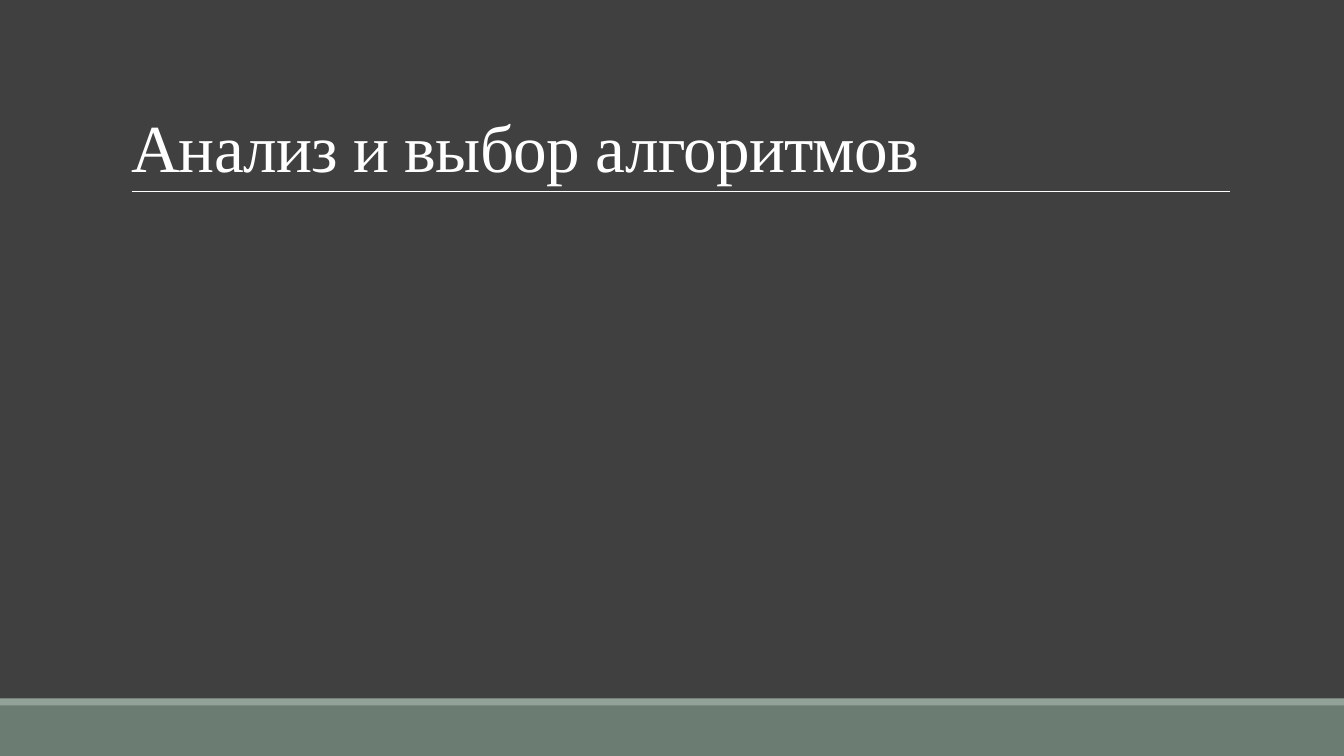
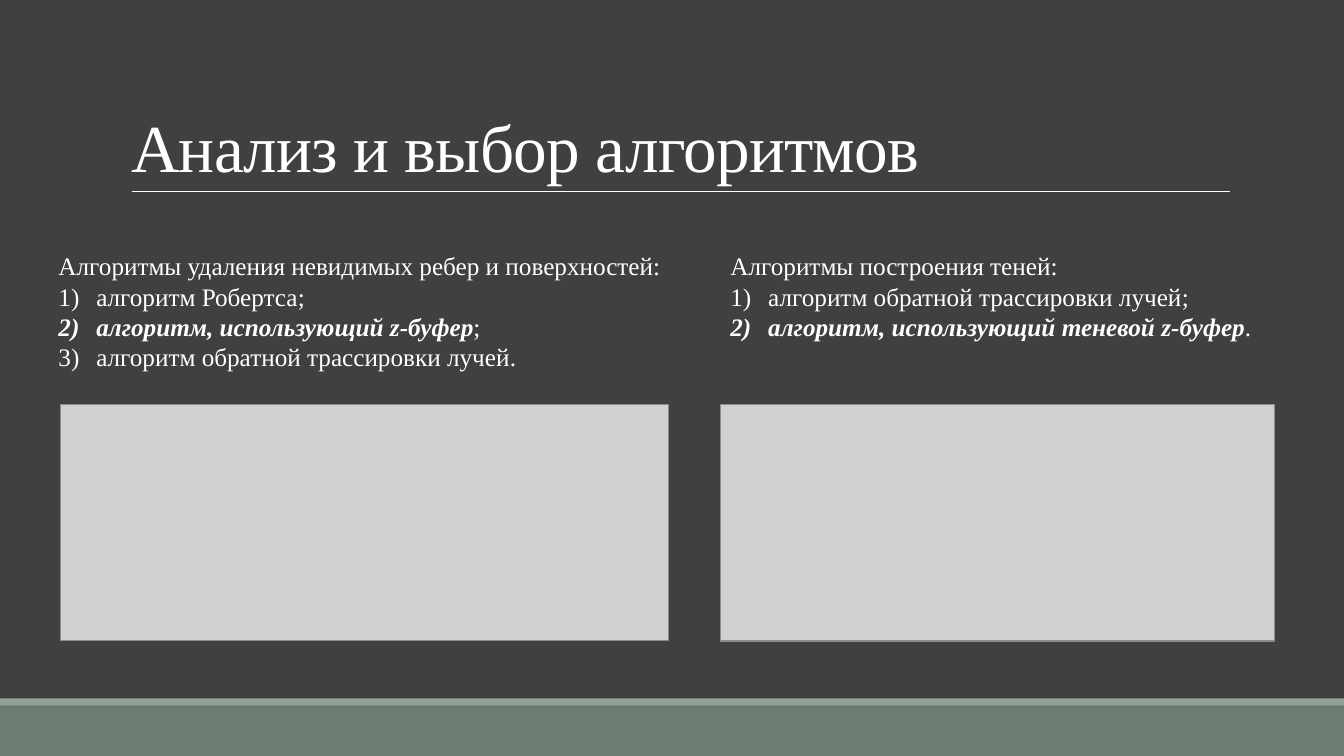
Before and after one commit to TheSawIsTheLaw/ComputerGraphicsCoursework, a slide deck: slide 4 of Presentation/CurseWorkYakuba.pptx. Drawn at 1344x756 pixels with LibreOffice and Linux fonts; fonts in the diff are those of the drawing; grey boxes stand for pictures. Boxes give left, top, right and bottom in pixels: in the first picture for what was removed or moved away, otherwise in the second. Text is boxed around its words. In the diff, an @@ line names an element or a change of style, - is before the commit and + after.

```diff
--- a/Presentation/CurseWorkYakuba.pptx
+++ b/Presentation/CurseWorkYakuba.pptx
@@ text added at (58,257,660,372), 18 pt, text #FFFFFF @@
+Алгоритмы удаления невидимых ребер и поверхностей:
+1) алгоритм Робертса;
+2) алгоритм, использующий z-буфер;
+3) алгоритм обратной трассировки лучей.
@@ text added at (730,257,1251,342), 18 pt, text #FFFFFF @@
+Алгоритмы построения теней:
+1) алгоритм обратной трассировки лучей;
+2) алгоритм, использующий теневой z-буфер.
@@ picture added at (60,405,668,641) @@
@@ picture added at (721,405,1275,641) @@
```
Also in this commit, not shown: 11 other slides changed, 6 slides added, 2 slides removed, 1 other file.
